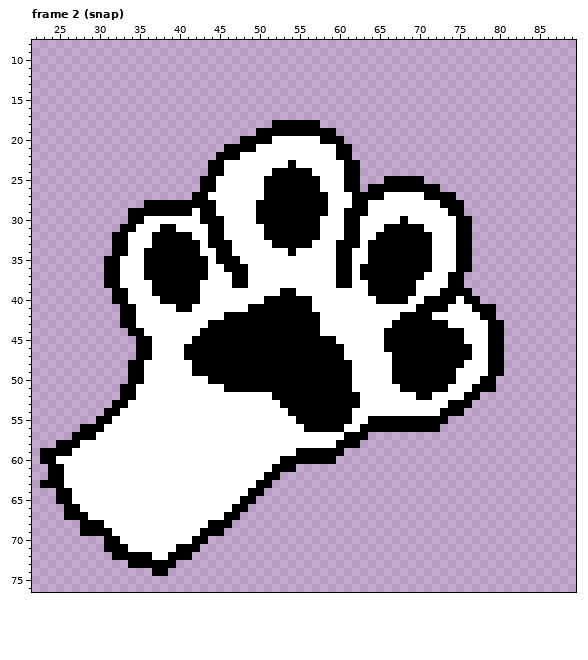
Pixel-art file: skill/shoulder-tap/ui/sprites/skins/cat-paw/snap.aseprite. Above: the version before the commit.
96x80 pixels, 9 frames. Shown: frame 2 (snap): x 22..89, y 8..76. The commit also changed other frames, which this record leaves out.
The result:
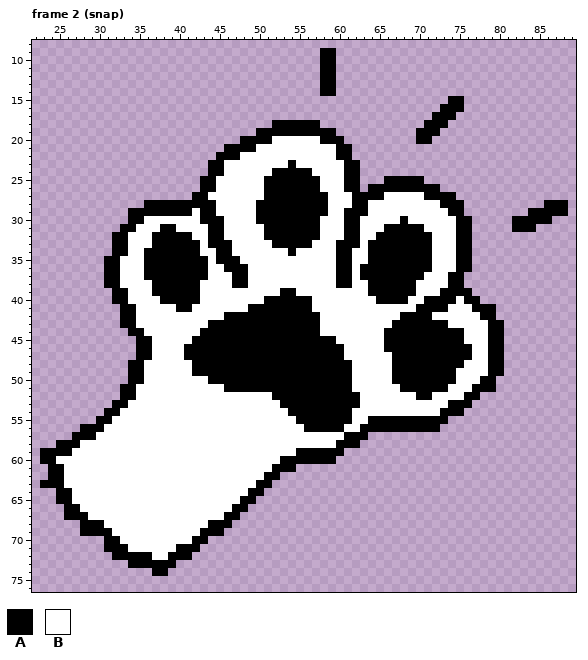
Palette (. is transparent): A #000000  B #ffffff
Change:
{"change": "layer \"Action marks - 2px\" added"}
{"where": "frame 2 (snap), layer \"Action marks - 2px\""}
{"frame":2,"y":9,"x":58,"old":"..","new":"AA"}
{"frame":2,"y":10,"x":58,"old":"..","new":"AA"}
{"frame":2,"y":11,"x":58,"old":"..","new":"AA"}
{"frame":2,"y":12,"x":58,"old":"..","new":"AA"}
{"frame":2,"y":13,"x":58,"old":"..","new":"AA"}
{"frame":2,"y":14,"x":58,"old":"..","new":"AA"}
{"frame":2,"y":15,"x":74,"old":"..","new":"AA"}
{"frame":2,"y":16,"x":73,"old":"...","new":"AAA"}
{"frame":2,"y":17,"x":72,"old":"...","new":"AAA"}
{"frame":2,"y":18,"x":71,"old":"...","new":"AAA"}
{"frame":2,"y":19,"x":70,"old":"...","new":"AAA"}
{"frame":2,"y":20,"x":70,"old":"..","new":"AA"}
{"frame":2,"y":28,"x":86,"old":"...","new":"AAA"}
{"frame":2,"y":29,"x":84,"old":".....","new":"AAAAA"}
{"frame":2,"y":30,"x":82,"old":".....","new":"AAAAA"}
{"frame":2,"y":31,"x":82,"old":"...","new":"AAA"}
